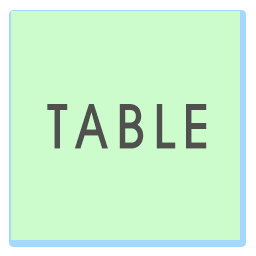
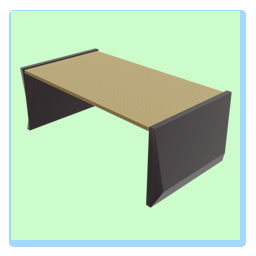
The second 256 × 256 image is a revision of the first. Changes to its layers:
hid "TABLE" over left=47, top=104, right=207, bottom=149
added layer "Layer 4" above "Rectangle 1" over left=20, top=48, right=232, bottom=208
